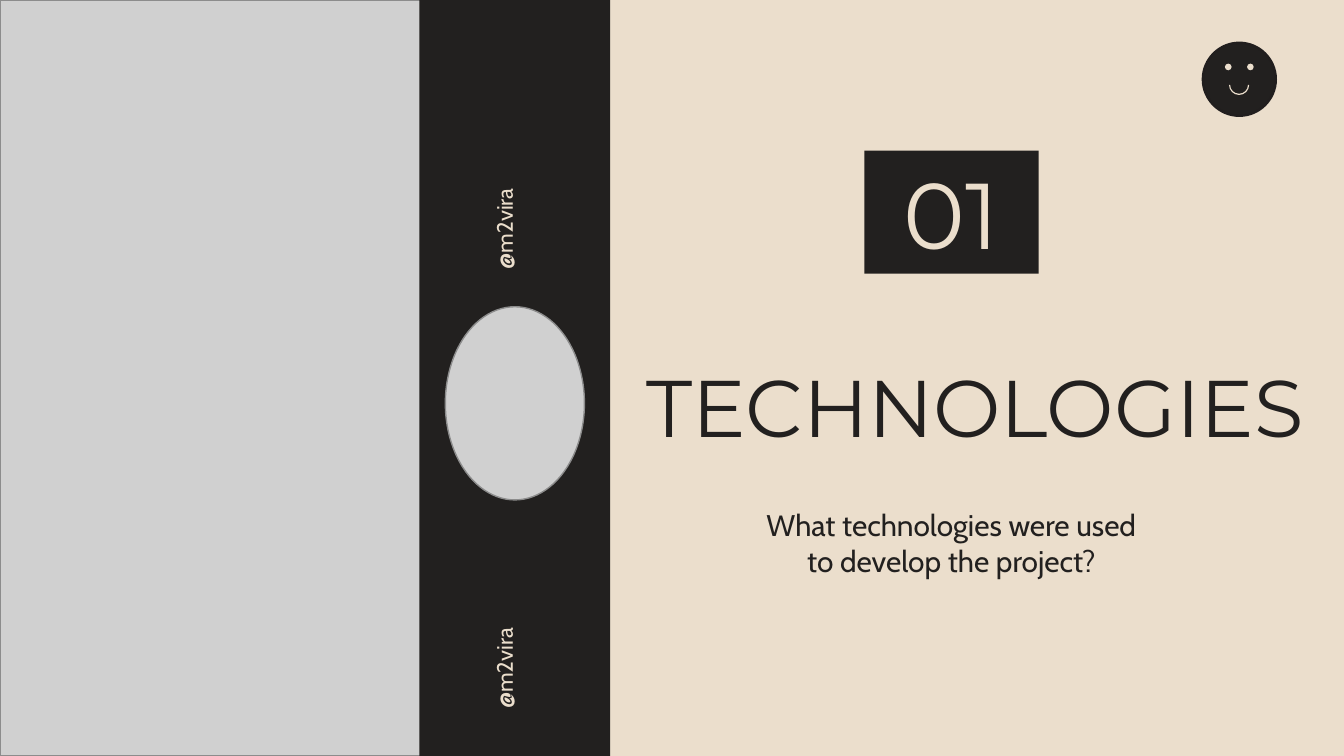
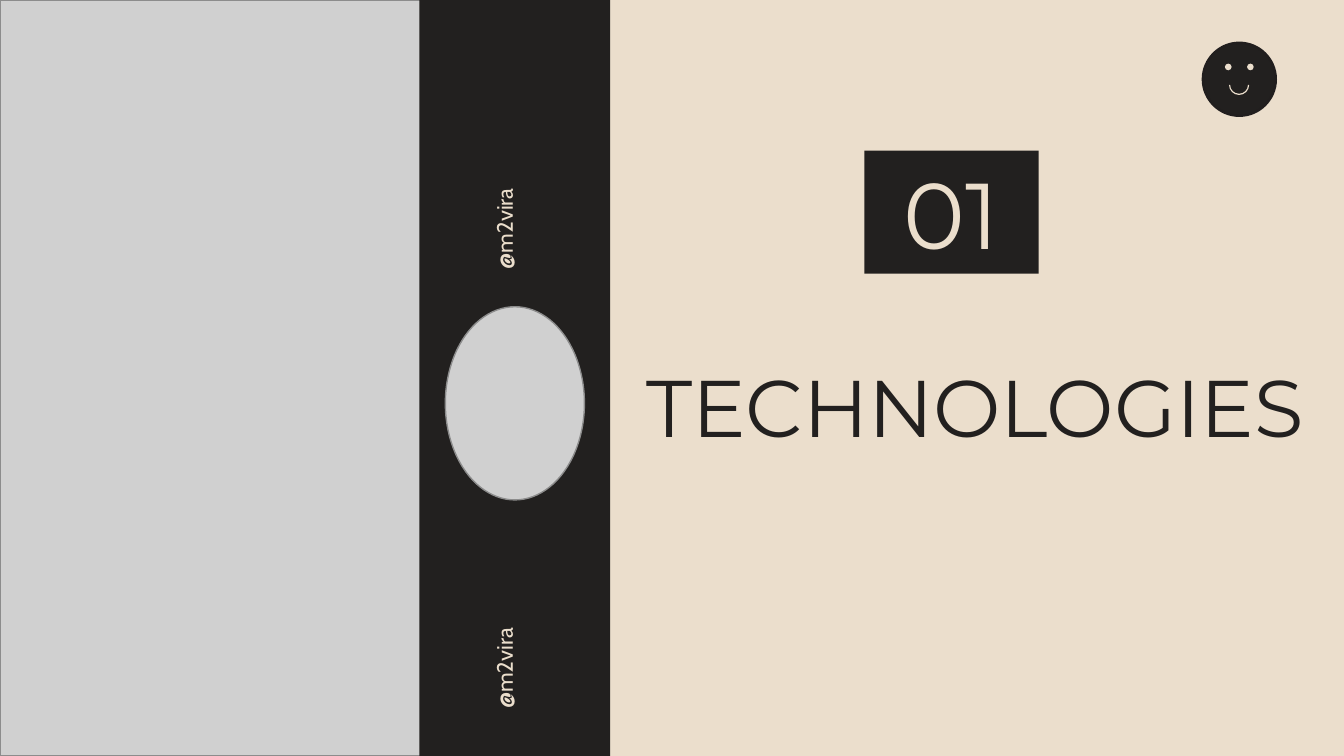
Before and after one commit to viktorgkw/m2vira, a slide deck: slide 3 of presentation/m2vira Presentation.pptx. Drawn at 1344x756 pixels with LibreOffice and Linux fonts; fonts in the diff are those of the drawing; grey boxes stand for pictures. Boxes give left, top, right and bottom in pixels: in the first picture for what was removed or moved away, otherwise in the second. Text is boxed around its words. In the diff, an @@ line names an element or a change of style, - is before the commit and + after.

Commit message:
Presentation updated.

```diff
--- a/presentation/m2vira Presentation.pptx
+++ b/presentation/m2vira Presentation.pptx
@@ subtitle removed at (766,513,1136,578) @@
-What technologies were used to develop the project?
```
Also in this commit, not shown: 1 slide added, 1 slide removed, 1 other file.
